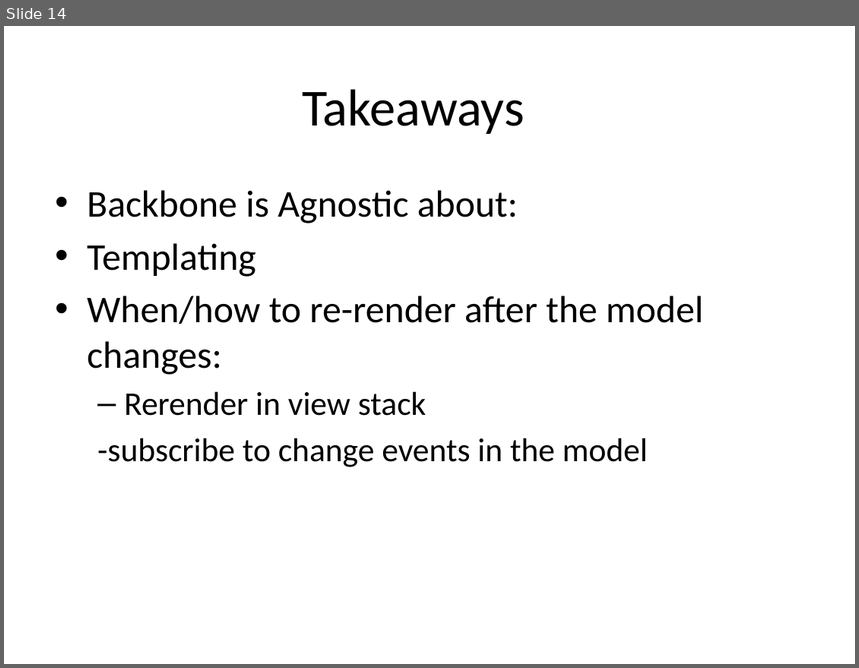
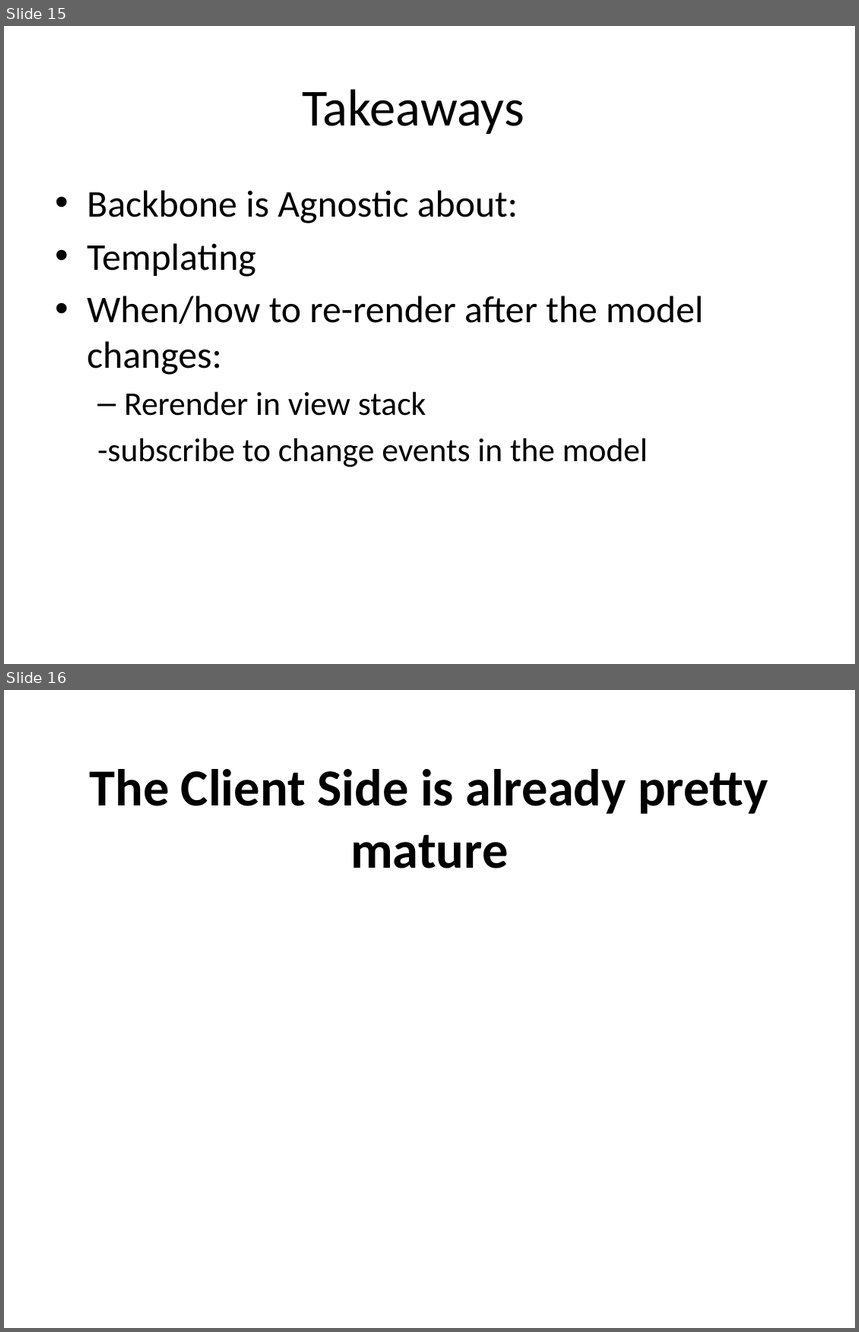
Before and after one commit to jkoynok/TechFest.BackBone, a slide deck: TechFest.Backbone/tf.backbone.pptx. Shown one above the other, each under a label of ours: slide 14 before the commit, slides 15 and 16 after it. The pictures are 859x668 and 859x1332 pixels, drawn with LibreOffice and Linux fonts; fonts in the diff are those of the drawing. Boxes give left, top, right and bottom in pixels: in the first picture for what was removed or moved away, otherwise in the second. Text is boxed around its words. In the diff, an @@ line names an element or a change of style, - is before the commit and + after.

```diff
--- a/TechFest.Backbone/tf.backbone.pptx
+++ b/TechFest.Backbone/tf.backbone.pptx
@@ slide 16 added at [4, 690, 855, 1328], background #FFFFFF @@
@@ title added at [89, 769, 769, 869], 44 pt, text #000000, bold @@
+The Client Side is already pretty mature
@@ what was slide 14 is now slide 15 @@
```
Also in this commit, not shown: 10 slides changed, 4 other slides added, 3 slides removed, 7 other files.
